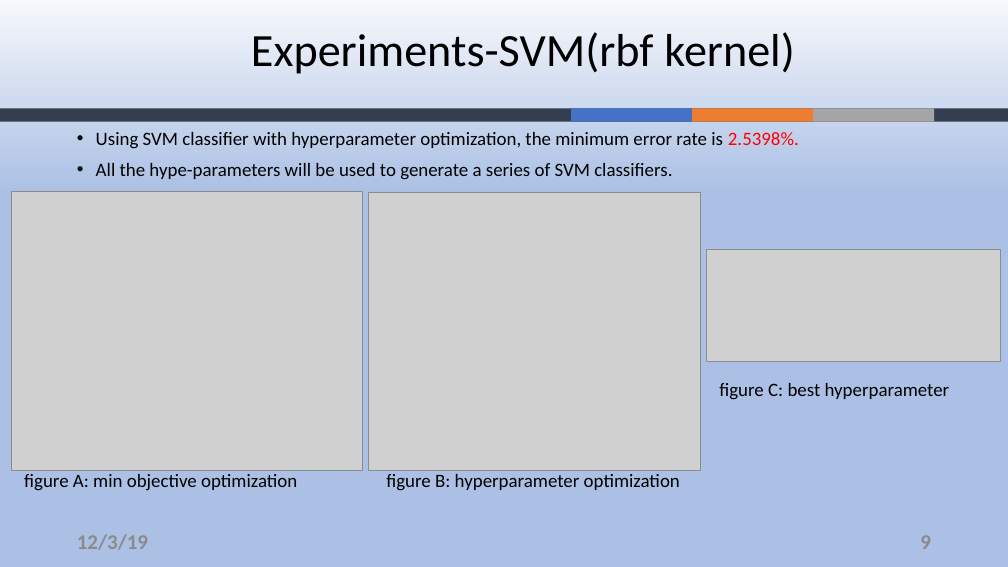
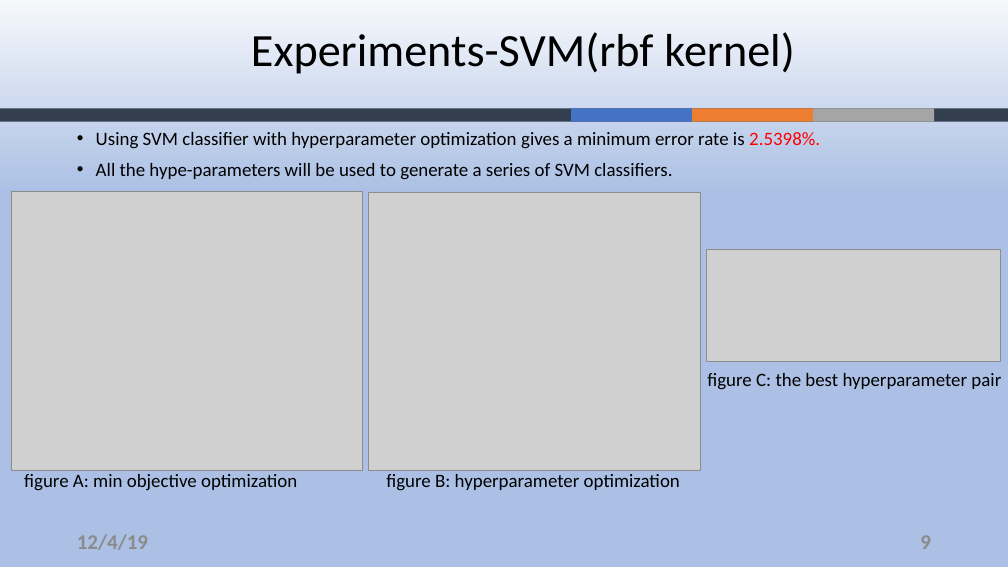
Before and after one commit to ZouYao0720/final-project-, a slide deck: slide 9 of final-presentation.pptx. Drawn at 1008x567 pixels with LibreOffice and Linux fonts; fonts in the diff are those of the drawing; grey boxes stand for pictures; background and template pictures are left out. Boxes give left, top, right and bottom in pixels: in the first picture for what was removed or moved away, otherwise in the second. Text is boxed around its words. In the diff, an @@ line names an element or a change of style, - is before the commit and + after.

```diff
--- a/final-presentation.pptx
+++ b/final-presentation.pptx
@@ text at [96,132,820,149]: text changed @@
-• Using SVM classifier with hyperparameter optimization, the minimum error rate is 2.5398%.
+• Using SVM classifier with hyperparameter optimization gives a minimum error rate is 2.5398%.
@@ text at [707,373,1001,390]: text changed @@
-figure C: best hyperparameter
+figure C: the best hyperparameter pair
@@ text at [77,534,148,550]: text changed @@
-12/3/19
+12/4/19
```
Also in this commit, not shown: 8 other slides changed.
